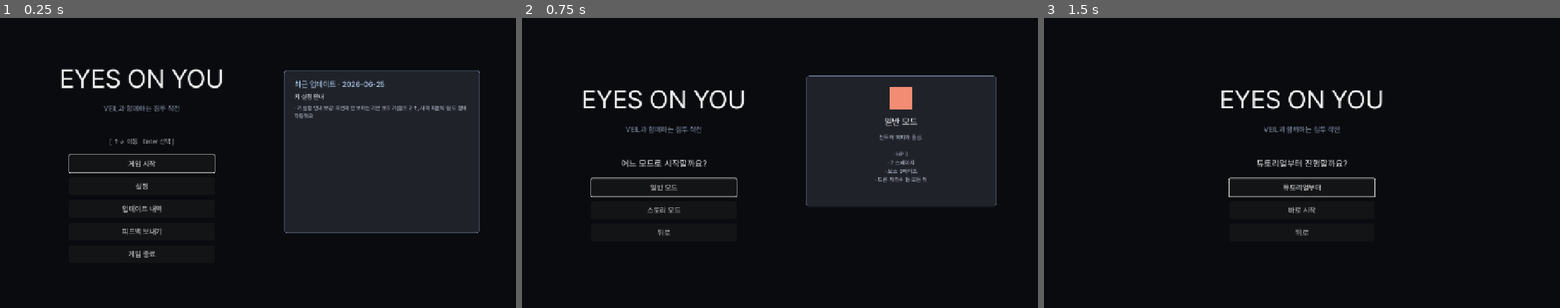
Above: before the commit, frames 1-3 (left to right).
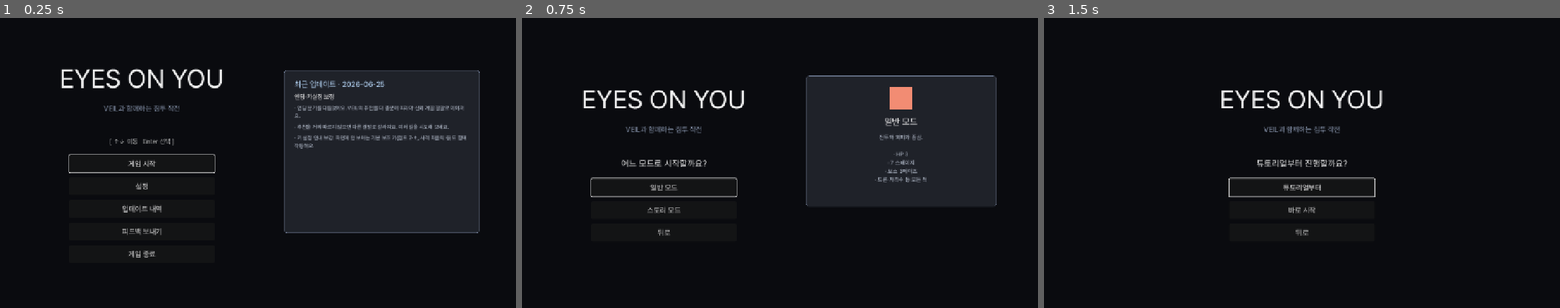
Above: after the commit, the same moments.

Repository: soomin007/EyesOnYou
Game: Godot game, scene res://scenes/main.tscn
Same seed, same stepped clock (60 frames per second), same inputs: the game is played once before the commit and once after it.
Inputs:
- Up to frame 1 (0.25 s): no input
- Up to frame 2 (0.75 s): click "게임 시작" at 0.5 s
- Up to frame 3 (1.5 s): click "일반 모드" at 1.25 s

The runs differ from the first frame. In frame 1, 1.2% of the frame differs, in the area x 57-91%, y 25-46%; in frame 2, nothing differs; in frame 3, nothing differs.

Commit message:
revert(ending): 임계 철회를 되돌림 — 신뢰 2/3 변경 복원
- 96cd4ba(잘못된 철회) 되돌림: EndingResolver 2/3 + 문서 6종 + 패치노트 엔딩줄 복원
- '엔딩 피드백'은 임계값이 아니라 엔딩→크레딧/회상실 UX 제안을 가리킨 것이었음.
  그 UX 제안은 채택 안 함(기록에서 제외), 신뢰 임계 2/3는 유지가 맞음
- 세션 로그 정정

Co-Authored-By: Claude Opus 4.8 (1M context) <noreply@anthropic.com>

Diff:
--- a/scripts/EndingResolver.gd
+++ b/scripts/EndingResolver.gd
@@ -7,11 +7,14 @@
 const ENDING_D: String = "D"  # 유령 임무
 
 # 엔딩 도덕 축(2026-06-13 재설계, veil_trust_arc.md §3.3):
-#  - 신뢰 = VEIL 추천을 절반 이상 따랐는가(수용률). 어투 trust(climbing)와 분리해
+#  - 신뢰 = VEIL 추천을 2/3 이상 따랐는가(수용률). 어투 trust(climbing)와 분리해
 #    획득량 인플레에 강건. rec_count=추천 제시 수, followed_count=그중 따른 수.
 #  - 공격성 = 전투/도전 맵 선택 누적(기존 유지).
+#  - 임계 0.5→2/3 상향(2026-06-25 피드백): 루트가 대부분 2지선다라 추천을 무작위로
+#    골라도 기대 수용률이 50%다. 옛 0.5 경계(*2 >=, 동률 포함)에선 "추천 안 따라도
+#    신뢰 엔딩(A/C)이 뜬다"는 보고가 나왔다 → 분자에 가중(*3)해 "대부분 따라야 신뢰"로 좁힘.
 static func resolve(followed_count: int, rec_count: int, aggression_score: int) -> String:
-	var trusts: bool = rec_count > 0 and followed_count * 2 >= rec_count
+	var trusts: bool = rec_count > 0 and followed_count * 3 >= rec_count * 2
 	var aggressive: bool = aggression_score >= GameState.SCORE_THRESHOLD
 	if trusts and aggressive:
 		return ENDING_A
--- a/scripts/GameInfo.gd
+++ b/scripts/GameInfo.gd
@@ -13,8 +13,10 @@
 const PATCH_NOTES: Array = [
 	{
 		"date": "2026-06-25",
-		"title": "키 설정 안내",
+		"title": "엔딩·키설정 보정",
 		"items": [
+			"엔딩 분기를 다듬었어요. VEIL의 추천을 더 충분히 따라야 신뢰 계열 결말로 이어져요.",
+			"추천을 거의 따르지 않으면 다른 결말로 갈라져요. 여러 길을 시도해 보세요.",
 			"키 설정 안내 보강. 화면에 안 보이는 기본 보조 키(점프 Z·↑, 사격 좌클릭 등)도 함께 작동해요.",
 		],
 	},
Not shown, changed: README.md
Not shown, changed: docs/SPEC.md
Not shown, changed: docs/STORY.md
Not shown, changed: docs/design/backlog.md
Not shown, changed: docs/design/growth_system.md
Not shown, changed: docs/design/veil_trust_arc.md
Not shown, changed: session_logs/2026-06-25.md
